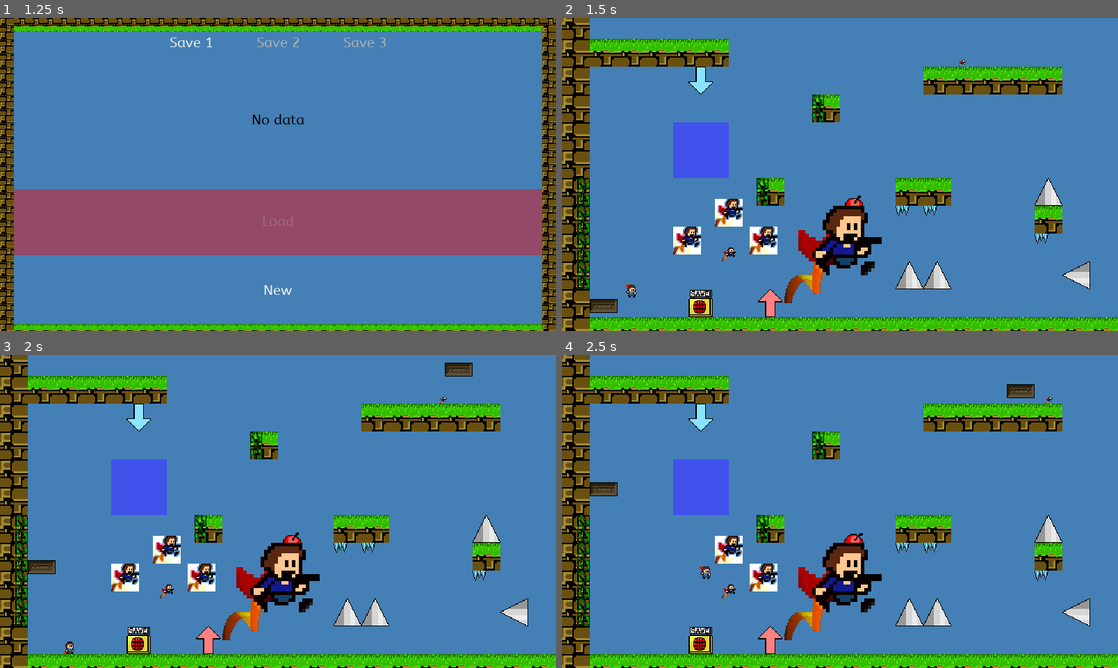
Above: before the commit, frames 1-4 (two rows, left to right).
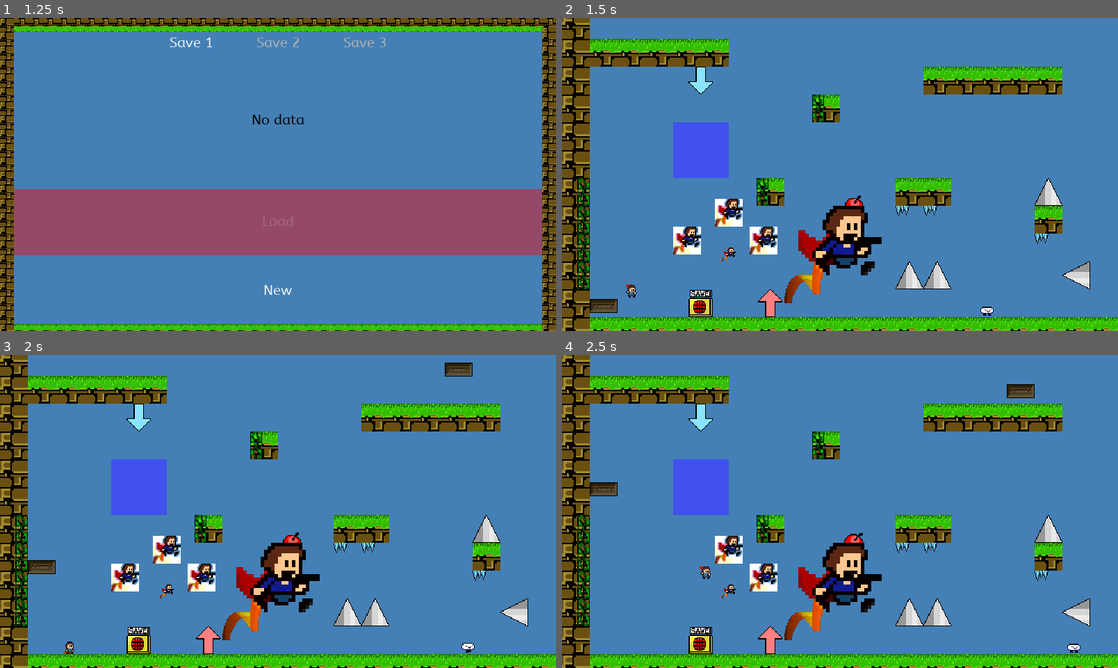
Above: after the commit, the same moments.

Repository: Smartkin/i-wanna-go-through-time-game-jam-edition
Game: Godot game, scene res://Rooms/Title.tscn
The game is run twice, just before and just after one commit, with the same random seed, the same clock (stepped at 60 frames per second) and the same inputs. Sound files missing from this copy of the repository are replaced by a short silence.
Inputs (mouse positions are in pixels of both pictures, inside the frame that each line leads up to):
- Up to frame 1 (1.25 s): click "Start Game" at 0.5 s
- Up to frame 2 (1.5 s): click "New" at 1.25 s
- Up to frame 3 (2 s): no input
- Up to frame 4 (2.5 s): tap Enter at 2 s; move the mouse to (962, 495) at 2.02 s; hold Right (right) from 2.03 s (still down); hold Shift (jump) from 2.03 s (still down); click (962, 495) at 2.17 s

Frame 1 is identical in both runs. In frame 2, less than 0.1% of the frame differs, in the area x 71-78%, y 13-96%; in frame 3, less than 0.1%, in the area x 79-86%, y 13-96%; in frame 4, less than 0.1%.

Commit message:
Finish Taggy

Diff:
--- a/Objects/Enemies/Goomba.tscn
+++ b/Objects/Enemies/Goomba.tscn
@@ -1,20 +1,94 @@
-[gd_scene load_steps=8 format=2]
+[gd_scene load_steps=25 format=2]
 
 [ext_resource path="res://Scripts/Enemies/Goomba_FSM.gd" type="Script" id=1]
-[ext_resource path="res://icon.png" type="Texture" id=2]
+[ext_resource path="res://Sprites/Hazards/Enemies/taggy_walk.png" type="Texture" id=2]
 [ext_resource path="res://Scripts/Enemies/Goomba.gd" type="Script" id=3]
+[ext_resource path="res://Sprites/Hazards/Enemies/taggy_stomped.png" type="Texture" id=4]
 
 [sub_resource type="RectangleShape2D" id=1]
-extents = Vector2( 4, 4 )
+extents = Vector2( 8, 8 )
+
+[sub_resource type="AtlasTexture" id=11]
+atlas = ExtResource( 4 )
+region = Rect2( 0, 0, 16, 16 )
+
+[sub_resource type="AtlasTexture" id=12]
+atlas = ExtResource( 4 )
+region = Rect2( 16, 0, 16, 16 )
+
+[sub_resource type="AtlasTexture" id=13]
+atlas = ExtResource( 4 )
+region = Rect2( 32, 0, 16, 16 )
+
+[sub_resource type="AtlasTexture" id=14]
+atlas = ExtResource( 4 )
+region = Rect2( 48, 0, 16, 16 )
+
+[sub_resource type="AtlasTexture" id=15]
+atlas = ExtResource( 4 )
+region = Rect2( 64, 0, 16, 16 )
+
+[sub_resource type="AtlasTexture" id=16]
+atlas = ExtResource( 4 )
+region = Rect2( 80, 0, 16, 16 )
+
+[sub_resource type="AtlasTexture" id=17]
+atlas = ExtResource( 4 )
+region = Rect2( 96, 0, 16, 16 )
+
+[sub_resource type="AtlasTexture" id=18]
+atlas = ExtResource( 4 )
+region = Rect2( 112, 0, 16, 16 )
+
+[sub_resource type="AtlasTexture" id=19]
+atlas = ExtResource( 4 )
+region = Rect2( 128, 0, 16, 16 )
+
+[sub_resource type="AtlasTexture" id=20]
+atlas = ExtResource( 4 )
+region = Rect2( 144, 0, 16, 16 )
+
+[sub_resource type="AtlasTexture" id=5]
+atlas = ExtResource( 2 )
+region = Rect2( 0, 0, 16, 16 )
+
+[sub_resource type="AtlasTexture" id=6]
+atlas = ExtResource( 2 )
+region = Rect2( 16, 0, 16, 16 )
+
+[sub_resource type="AtlasTexture" id=7]
+atlas = ExtResource( 2 )
+region = Rect2( 32, 0, 16, 16 )
+
+[sub_resource type="AtlasTexture" id=8]
+atlas = ExtResource( 2 )
+region = Rect2( 48, 0, 16, 16 )
+
+[sub_resource type="AtlasTexture" id=9]
+atlas = ExtResource( 2 )
+region = Rect2( 64, 0, 16, 16 )
+
+[sub_resource type="SpriteFrames" id=10]
+animations = [ {
+"frames": [ SubResource( 11 ), SubResource( 12 ), SubResource( 13 ), SubResource( 14 ), SubResource( 15 ), SubResource( 16 ), SubResource( 17 ), SubResource( 18 ), SubResource( 19 ), SubResource( 20 ) ],
+"loop": true,
+"name": "bounced",
+"speed": 15.0
+}, {
+"frames": [ SubResource( 5 ), SubResource( 6 ), SubResource( 7 ), SubResource( 8 ), SubResource( 9 ) ],
+"loop": true,
+"name": "walk",
+"speed": 15.0
+} ]
 
 [sub_resource type="RectangleShape2D" id=2]
-extents = Vector2( 4, 4 )
+extents = Vector2( 8, 8 )
 
 [sub_resource type="RectangleShape2D" id=3]
-extents = Vector2( 4, 4 )
+extents = Vector2( 8, 8 )
 
 [sub_resource type="RectangleShape2D" id=4]
-extents = Vector2( 4, 4 )
+extents = Vector2( 8, 10 )
 
 [node name="Goomba" type="KinematicBody2D"]
 collision_layer = 128
@@ -25,47 +99,55 @@
 script = ExtResource( 1 )
 
 [node name="CollisionShape2D" type="CollisionShape2D" parent="."]
-position = Vector2( 4, 4 )
+position = Vector2( 8, 8 )
 shape = SubResource( 1 )
 
-[node name="Sprite" type="Sprite" parent="."]
-position = Vector2( 4, 4 )
-scale = Vector2( 0.0714286, 0.0714286 )
-texture = ExtResource( 2 )
+[node name="Sprite" type="AnimatedSprite" parent="."]
+position = Vector2( 8, 8 )
+frames = SubResource( 10 )
+animation = "walk"
+frame = 3
+playing = true
 
 [node name="Hitbox" type="Area2D" parent="."]
 collision_layer = 0
 collision_mask = 32
 
 [node name="CollisionShape2D" type="CollisionShape2D" parent="Hitbox"]
-position = Vector2( 4, 4 )
+position = Vector2( 8, 8 )
 shape = SubResource( 2 )
 
 [node name="Hurtbox" type="Area2D" parent="."]
 collision_layer = 0
 
 [node name="CollisionShape2D" type="CollisionShape2D" parent="Hurtbox"]
-position = Vector2( 4, 4 )
+position = Vector2( 8, 8 )
 shape = SubResource( 3 )
 
 [node name="Jumpbox" type="Area2D" parent="."]
 collision_layer = 0
 
 [node name="CollisionShape2D" type="CollisionShape2D" parent="Jumpbox"]
-position = Vector2( 4, -4 )
+position = Vector2( 8, 6 )
 shape = SubResource( 4 )
 
 [node name="LeftEdge" type="RayCast2D" parent="."]
-position = Vector2( 0, 8 )
+position = Vector2( 0, 16 )
 enabled = true
 cast_to = Vector2( 0, 3 )
 collision_mask = 4
 
 [node name="RightEdge" type="RayCast2D" parent="."]
-position = Vector2( 8, 8 )
+position = Vector2( 16, 16 )
 enabled = true
 cast_to = Vector2( 0, 3 )
 collision_mask = 4
 
+[node name="StunTimer" type="Timer" parent="."]
+process_mode = 0
+one_shot = true
+
+[connection signal="animation_finished" from="Sprite" to="StateMachine" method="_on_Sprite_animation_finished"]
 [connection signal="body_entered" from="Jumpbox" to="." method="_on_Jumpbox_body_entered"]
 [connection signal="body_exited" from="Jumpbox" to="." method="_on_Jumpbox_body_exited"]
+[connection signal="timeout" from="StunTimer" to="StateMachine" method="_on_StunTimer_timeout"]
--- a/Scripts/Enemies/Goomba.gd
+++ b/Scripts/Enemies/Goomba.gd
@@ -3,12 +3,20 @@
 export var speed := 200
 var _player_above := false
 
+
+onready var anim := $Sprite
+
 func _when_walk(delta: float, binds: Array):
 	move_and_collide(Vector2(speed, 0) * delta)
-	if _on_edge():
+	move_and_slide(Vector2.ZERO)
+	if _on_edge() or is_on_wall():
 		speed = -speed
+		$Sprite.flip_h = speed < 0
 
 func _when_idle(delta: float, binds: Array):
+	pass
+
+func _when_bounce(delta: float, binds: Array):
 	pass
 
 func _on_edge() -> bool:
@@ -25,7 +33,7 @@
 
 
 func _stuck(delta: float) -> bool:
-	return not $LeftEdge.is_colliding() and not $RightEdge.is_colliding()
+	return (not $LeftEdge.is_colliding() and not $RightEdge.is_colliding()) or _player_above
 
 func _not_stuck(delta: float) -> bool:
 	return not _stuck(delta)
@@ -36,7 +44,11 @@
 	if body.speed.y <= 0:
 		return
 	_player_above = true
-	body.speed.y = body.jump_height * 0.5
+	body.speed.y = body.jump_height * 1.5
+	body.can_djump = true
+	anim.play("bounced")
+	anim.frame = 0
+	$StunTimer.stop()
 
 func _on_Jumpbox_body_exited(body: Player):
 	if body == null:
--- a/Scripts/Enemies/Goomba_FSM.gd
+++ b/Scripts/Enemies/Goomba_FSM.gd
@@ -4,6 +4,7 @@
 func _ready():
 	_add_state("walk", "_when_walk")
 	_add_state("idle", "_when_idle")
+	_add_state("bounce", "_when_bounce")
 	call_deferred("set_state", states.walk)
 
 
@@ -12,14 +13,32 @@
 	match new_state:
 		states.walk:
 			condition = "_stuck"
+			parent.anim.play("walk")
 		states.idle:
 			condition = "_not_stuck"
+		states.bounce:
+			condition = ""
 
 # Write the logic for getting transitions to new states
 func _get_transition_state() -> State:
 	match state:
 		states.walk:
+			if parent._player_above:
+				return states.bounce
 			return states.idle
 		states.idle:
 			return states.walk
+		states.bounce:
+			return states.walk
 	return null
+
+
+func _on_Sprite_animation_finished():
+	if parent.anim.animation == "bounced":
+		parent.anim.stop()
+		parent.anim.frame = parent.anim.frames.get_frame_count("bounced") - 1
+		parent.get_node("StunTimer").start()
+
+
+func _on_StunTimer_timeout():
+	set_state(states.walk)
--- a/TestBed.tscn
+++ b/TestBed.tscn
@@ -180,5 +180,5 @@
 position = Vector2( 480, 281 )
 
 [node name="Goomba" parent="." instance=ExtResource( 20 )]
-position = Vector2( 440, 408 )
+position = Vector2( 464, 686 )
 speed = 100
